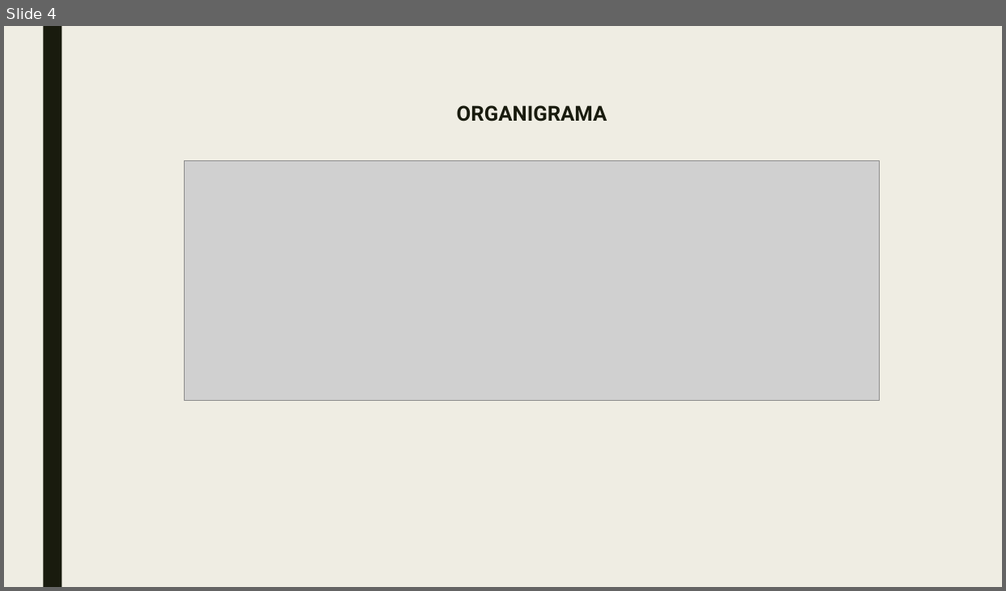
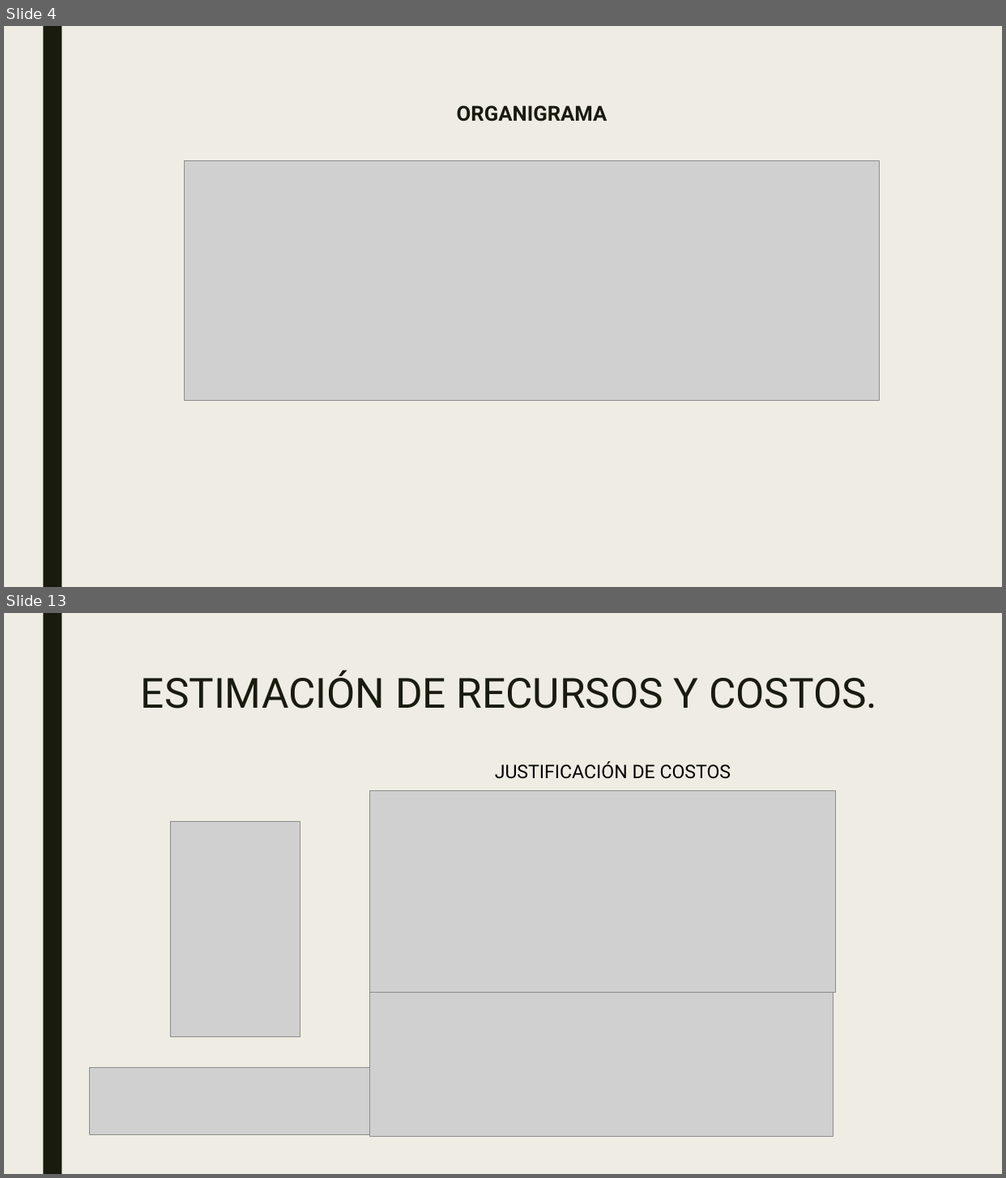
Before and after one commit to SM-ROOT/SM-ROOT, a slide deck: 9°A/Integradora/diapositiva/SM-ROOT_APPMO-SP.pptx. Shown one above the other, each under a label of ours: slide 4 before the commit, slides 4 and 13 after it; the slides between them are not shown. The pictures are 1006x591 and 1006x1178 pixels, drawn with LibreOffice and Linux fonts; fonts in the diff are those of the drawing; grey boxes stand for pictures. Boxes give left, top, right and bottom in pixels: in the first picture for what was removed or moved away, otherwise in the second. Text is boxed around its words. In the diff, an @@ line names an element or a change of style, - is before the commit and + after.

```diff
--- a/9°A/Integradora/diapositiva/SM-ROOT_APPMO-SP.pptx
+++ b/9°A/Integradora/diapositiva/SM-ROOT_APPMO-SP.pptx
@@ slide 13 added at [4, 613, 1002, 1174], background #EFEDE3; not listed: 1 template element that a slide beside it also shows @@
@@ title added at [141, 670, 877, 709], 40 pt, text #191B0E @@
+ESTIMACIÓN DE RECURSOS Y COSTOS.
@@ text added at [495, 762, 731, 779], 18 pt, text #000000 @@
+JUSTIFICACIÓN DE COSTOS
@@ picture added at [370, 791, 836, 994] @@
@@ picture added at [170, 822, 300, 1037] @@
@@ picture added at [370, 993, 833, 1136] @@
@@ picture added at [89, 1068, 369, 1135] @@
```
Also in this commit, not shown: 2 slides changed, 16 other slides added, 1 slide removed, 3 other files.
